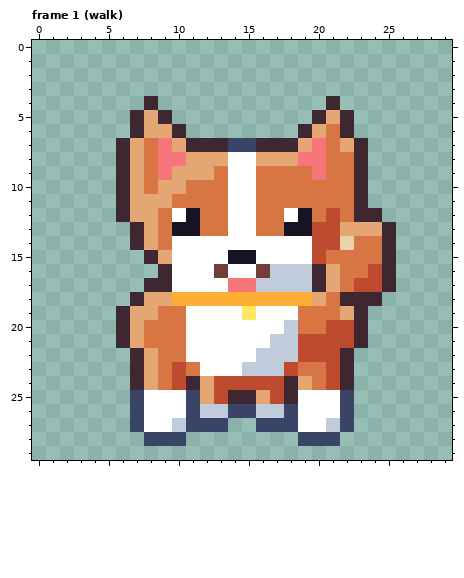
Pixel-art file, stored at art/minis/other-dog@75.aseprite. That is the earlier state.
30x30 pixels, 8 frames. Shown: frame 1 (walk). The commit also changed other frames, which this record leaves out.
And afterwards:
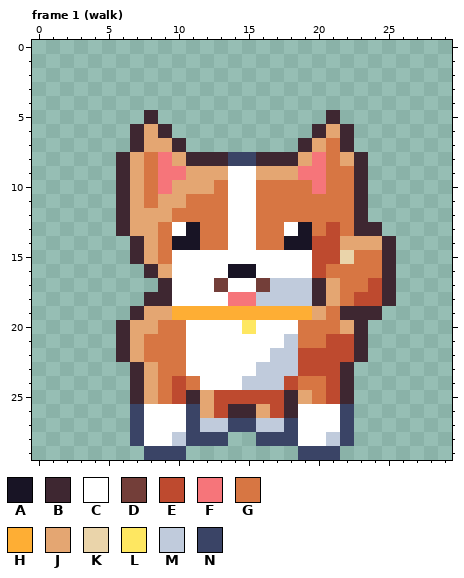
Palette (. is transparent): A #181425  B #3e2731  C #ffffff  D #733e39  E #be4a2f  F #f6757a  G #d77643  H #feae34  J #e4a672  K #ead4aa  L #fee761  M #c0cbdc  N #3a4466
Changes in this commit:
Frame 1 (walk):
y 4: x 8 B -> .; x 21 B -> .
y 5: x 7..9 BJB -> .B.; x 20..22 BJB -> .B.
y 6: x 9..10 JB -> B.; x 19..21 BJG -> .BJ
y 7: x 6..20 BJGFJBBBNNBBBJF -> .BJJB........BJ; x 22..23 JB -> B.
y 8: x 10..19 FJJJCCJJJF -> JBBBNNBBBJ; x 22 G -> J
y 9: x 10 J -> F; x 13 G -> J; x 16..19 GGGG -> JJJF
y 10: x 9 J -> F; x 11..12 GG -> JJ; x 20 G -> F
y 11: x 8 J -> G; x 10 G -> J
y 12: x 9..11 GCA -> JGG; x 18..19 CA -> GG; x 21 E -> G; x 24 B -> .
y 13: x 6..7 .B -> BJ; x 10 A -> C; x 18 A -> C; x 20 E -> G; x 22..25 JJJB -> GBB.
y 14: x 10..13 CCCC -> AAGG; x 16..19 CCCC -> GGAA; x 22..24 KGG -> JJJ
y 15: x 7..9 .BJ -> BJG; x 14..15 AA -> CC; x 21..22 GG -> EK
y 16: x 8..9 .B -> BJ; x 13..21 DCCDMMMBJ -> CAACCCCEG; x 24 E -> G
y 17: x 8 B -> .; x 13..16 CFFM -> DCCD; x 23 E -> G
y 18: x 7..25 BJJHHHHHHHHHHJGBBB. -> .BBCCCCFFMMMMBJGEEB
y 19: x 6..7 BJ -> .B; x 9..20 GGCCCCLCCCGG -> JHHHHHHHHHHJ; x 22 J -> B; x 24 . -> B
y 20: x 8 G -> J; x 15 C -> L; x 18 M -> C; x 21..22 EE -> GJ
y 21: x 17 M -> C; x 19..20 EE -> GG
y 22: x 6..8 .BJ -> BJG; x 16 M -> C; x 22..23 B. -> EB
y 23: x 10..11 EG -> GC; x 15 M -> C; x 18..20 EGG -> MEE
y 24: x 11..19 BJEEEEEBJ -> GCCCMMMEG
y 25: x 7..11 NCCCN -> BJGEB; x 14..16 BBJ -> EEE; x 19..22 CCCN -> JGEB
y 26: x 12..18 MMNNMMN -> JEBBJEB
y 27: x 10 M -> C; x 12..17 NN..NN -> MMNNMM; x 21 M -> C
y 28: x 7..13 .NNN... -> NCCMNNN; x 16..22 ...NNN. -> NNNCCMN
y 29: x 8..10 ... -> NNN; x 19..21 ... -> NNN
Pixel boxes of the changes (left, top, right, bottom) in both pictures:
changed: (116, 96, 396, 460)
